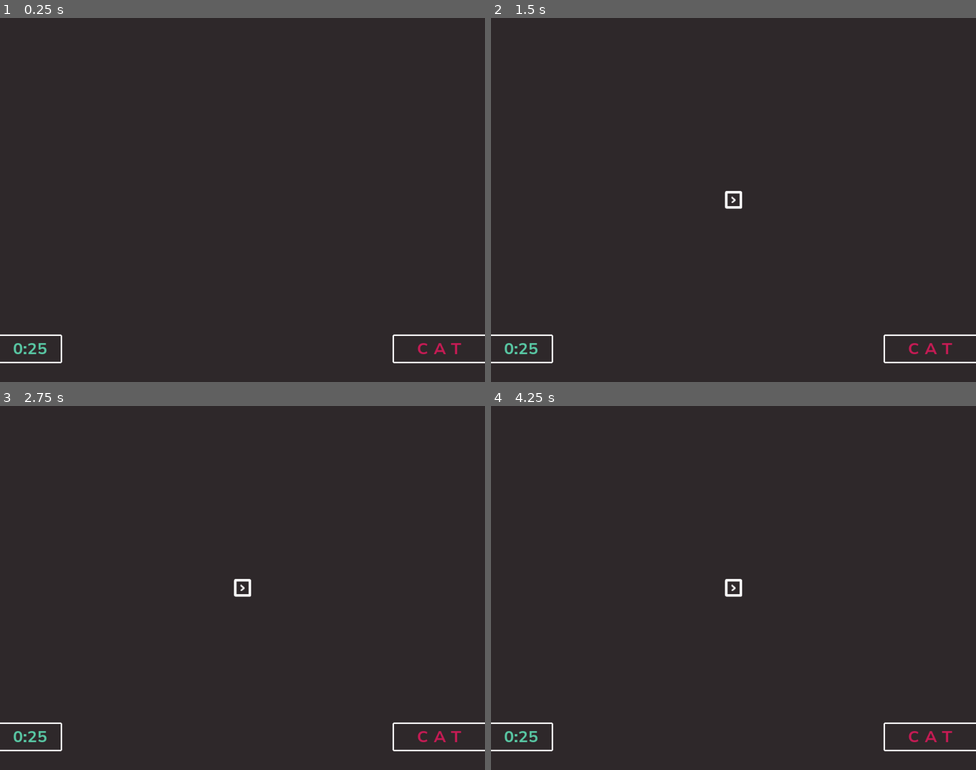
Above: before the commit, frames 1-4 (two rows, left to right).
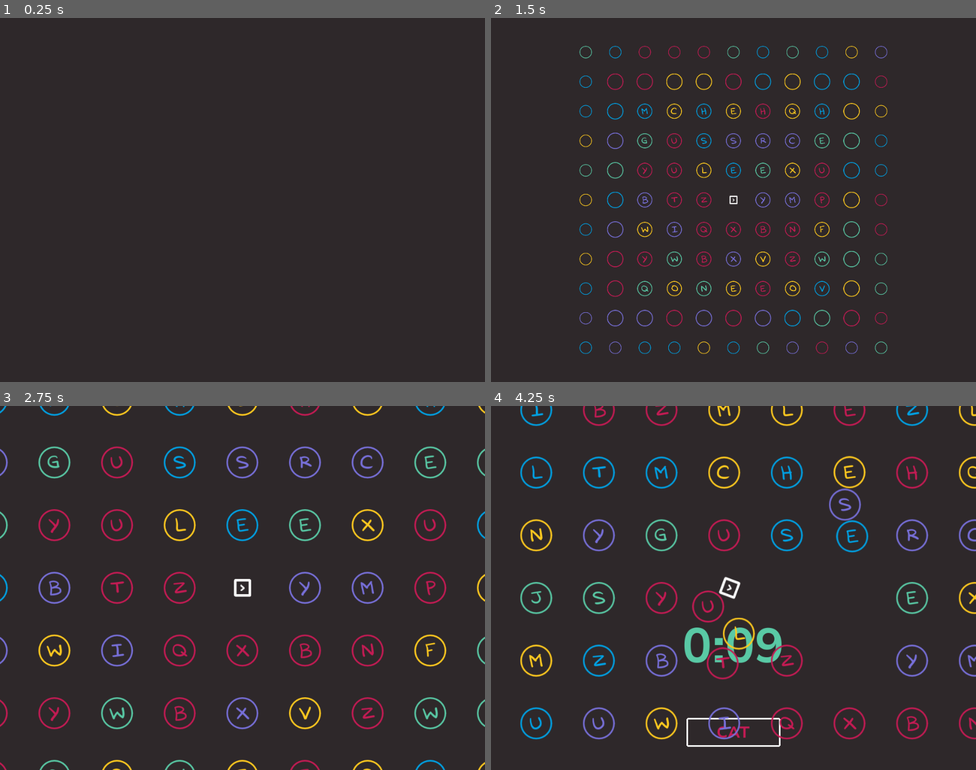
Above: after the commit, the same moments.

Repository: gontzalve/SSLS
Game: Godot game, scene res://scenes/game/main/main.tscn
Two runs of this game, one before a commit and one after it. Both use one fixed random seed, a clock stepped at 60 frames per second and the inputs below.
Inputs (mouse positions are in pixels of both pictures, inside the frame that each line leads up to):
- Up to frame 1 (0.25 s): no input
- Up to frame 2 (1.5 s): tap Enter at 0.5 s; move the mouse to (840, 181) at 0.52 s; hold D (move_right) 0.53-1.28 s; click (840, 181) at 0.6 s; move the mouse to (636, 218) at 1.27 s; hold S (move_down) from 1.28 s (still down); tap Mouse wheel up (zoom_in) at 1.35 s
- Up to frame 3 (2.75 s): tap Space at 2 s; move the mouse to (291, 507) at 2.02 s; release S (move_down) at 2.03 s; hold D (move_right) from 2.03 s (still down); tap Mouse wheel down (zoom_out) at 2.1 s
- Up to frame 4 (4.25 s): move the mouse to (709, 660) at 2.77 s; release D (move_right) at 2.78 s; hold W (move_up) 2.78-3.53 s; click (709, 660) at 2.85 s; move the mouse to (879, 642) at 3.52 s; hold A (move_left) from 3.53 s (still down); tap Mouse wheel up (zoom_in) at 3.6 s

The runs differ from the first frame. In frame 1, 0.6% of the frame differs, in the area x 0-100%, y 86-95%; in frame 2, 5.0%; in frame 3, 7.2%; in frame 4, 8.8%, in the area x 0-100%, y 0-95%.
Error before the commit: Invalid call. Nonexistent function 'load_word_level' in base 'Node2D (level_controller.gd)'. (res://scenes/game/main/main_controller.gd:31)

Commit message:
Update UI from game state

Diff:
--- a/scenes/game/main/main.tscn
+++ b/scenes/game/main/main.tscn
@@ -28,3 +28,8 @@
 unique_name_in_owner = true
 
 [node name="UI" parent="." instance=ExtResource("7_lcbm8")]
+unique_name_in_owner = true
+layer = -1
+
+[node name="GameTimer" type="Timer" parent="."]
+unique_name_in_owner = true
--- a/scenes/game/main/main_controller.gd
+++ b/scenes/game/main/main_controller.gd
@@ -5,6 +5,8 @@
 var game_camera: Node2D
 var bullet_factory: Node2D
 var level_controller: Node2D
+var ui_controller: Node
+var game_timer: Timer
 
 var current_level_index: int
 
@@ -17,9 +19,14 @@
 	_start_game()
 
 
+func _process(_delta: float) -> void:
+	ui_controller.update_timer(game_timer.time_left)
+
+
 func _setup_scene() -> void:
 	player.initialize()
 	game_cursor.hide_cursor()
+	ui_controller.hide()
 
 
 func _start_game() -> void:
@@ -28,19 +35,30 @@
 
 
 func _on_player_appeared() -> void:
-	level_controller.load_word_level(current_level_index)
+	await get_tree().create_timer(0.4).timeout
+	level_controller.create_word_level(current_level_index)
 
 
 func _on_level_ring_appeared() -> void:
 	game_camera.start_zoom(game_camera.get_current_zoom() - 0.13, 0.3)
 	pass
 
+
 func _on_level_created() -> void:
 	await get_tree().create_timer(0.5).timeout
 	game_camera.start_zoom(1, 0.6)
 	await get_tree().create_timer(1.2).timeout
+	_start_current_level()
+
+
+func _start_current_level() -> void:
 	game_cursor.show_cursor()
 	player.allow_input()
+	ui_controller.show()
+	var word: String = level_controller.get_current_level_word()
+	var duration: float = level_controller.get_current_level_duration()
+	ui_controller.set_level_info(word, duration)
+	game_timer.start(duration + 0.9)
 
 
 func _on_player_shot_fired(spawn_pos: Vector2, direction: Vector2) -> void:
@@ -56,12 +74,20 @@
 	game_cursor.set_small_cursor()
 
 
+func _on_level_timed_out() -> void:
+	# game_cursor.hide_cursor()
+	player.disallow_input()
+	game_timer.stop()
+
+
 func _get_references() -> void:
 	player = %Player
 	game_cursor = %GameCursor
 	game_camera = %GameCamera
 	bullet_factory = %BulletFactory
 	level_controller = %LevelController
+	ui_controller = %UI
+	game_timer = %GameTimer
 
 
 func _connect_to_signals() -> void:
@@ -71,3 +97,4 @@
 	game_camera.zoomed_out.connect(_on_game_camera_zoomed_out)
 	level_controller.level_ring_appeared.connect(_on_level_ring_appeared)
 	level_controller.level_created.connect(_on_level_created)
+	game_timer.timeout.connect(_on_level_timed_out)
--- a/scenes/game/ui/ui.tscn
+++ b/scenes/game/ui/ui.tscn
@@ -1,12 +1,13 @@
-[gd_scene load_steps=7 format=3 uid="uid://bqchfuronsb2w"]
+[gd_scene load_steps=8 format=3 uid="uid://bqchfuronsb2w"]
 
+[ext_resource type="Script" path="res://scenes/game/ui/ui_controller.gd" id="1_ci8xl"]
 [ext_resource type="Theme" uid="uid://7fmata4vfx8n" path="res://themes/theme_ui.tres" id="1_pxa60"]
 [ext_resource type="StyleBox" uid="uid://de68smf7ix6rq" path="res://themes/theme_rectangle.tres" id="2_qino0"]
 [ext_resource type="FontFile" uid="uid://cgti1yvcveiqx" path="res://fonts/NunitoSans_7pt-Bold.ttf" id="3_y3ykx"]
 
 [sub_resource type="LabelSettings" id="LabelSettings_eros4"]
 font = ExtResource("3_y3ykx")
-font_size = 32
+font_size = 96
 font_color = Color(0.34902, 0.788235, 0.647059, 1)
 
 [sub_resource type="FontVariation" id="FontVariation_avknh"]
@@ -17,41 +18,42 @@
 font_color = Color(0.772549, 0.105882, 0.329412, 1)
 
 [node name="UI" type="CanvasLayer"]
+script = ExtResource("1_ci8xl")
 
-[node name="TimerContainer" type="PanelContainer" parent="."]
-anchors_preset = 2
+[node name="TimerLabel" type="Label" parent="."]
+anchors_preset = 8
+anchor_left = 0.5
+anchor_top = 0.5
+anchor_right = 0.5
+anchor_bottom = 0.5
+offset_left = -120.0
+offset_top = 40.0
+offset_right = 120.0
+offset_bottom = 190.0
+grow_horizontal = 2
+grow_vertical = 2
+text = "0:10"
+label_settings = SubResource("LabelSettings_eros4")
+horizontal_alignment = 1
+vertical_alignment = 1
+
+[node name="WordContainer" type="PanelContainer" parent="."]
+anchors_preset = 7
+anchor_left = 0.5
 anchor_top = 1.0
+anchor_right = 0.5
 anchor_bottom = 1.0
-offset_top = -91.0
-offset_right = 120.0
-offset_bottom = -40.0
+offset_left = -90.0
+offset_top = -100.0
+offset_right = 90.0
+offset_bottom = -49.0
+grow_horizontal = 2
 grow_vertical = 0
 theme = ExtResource("1_pxa60")
 theme_override_styles/panel = ExtResource("2_qino0")
 
-[node name="TimerLabel" type="Label" parent="TimerContainer"]
-layout_mode = 2
-text = "0:25"
-label_settings = SubResource("LabelSettings_eros4")
-horizontal_alignment = 1
-
-[node name="LevelWordContainer" type="PanelContainer" parent="."]
-anchors_preset = 3
-anchor_left = 1.0
-anchor_top = 1.0
-anchor_right = 1.0
-anchor_bottom = 1.0
-offset_left = -180.0
-offset_top = -91.0
-offset_bottom = -40.0
-grow_horizontal = 0
-grow_vertical = 0
-theme = ExtResource("1_pxa60")
-theme_override_styles/panel = ExtResource("2_qino0")
-
-[node name="LevelWordLabel" type="Label" parent="LevelWordContainer"]
+[node name="WordLabel" type="Label" parent="WordContainer"]
 layout_mode = 2
 theme_override_fonts/font = SubResource("FontVariation_avknh")
-text = "C A T"
 label_settings = SubResource("LabelSettings_rfpsc")
 horizontal_alignment = 1
--- /dev/null
+++ b/scenes/game/ui/ui_controller.gd
@@ -0,0 +1,17 @@
+extends CanvasLayer
+
+
+func set_level_info(word: String, duration: float) -> void:
+	update_timer(duration)
+	$WordContainer/WordLabel.text = word
+	pass
+
+
+func update_timer(time_left: float) -> void:
+	$TimerLabel.text = _get_formatted_duration(time_left)
+
+
+func _get_formatted_duration(duration: float) -> String:
+	var minutes: int = floori(duration / 60)
+	var seconds: int = floori(duration) % 60
+	return "%01d:%02d" % [minutes, seconds]
